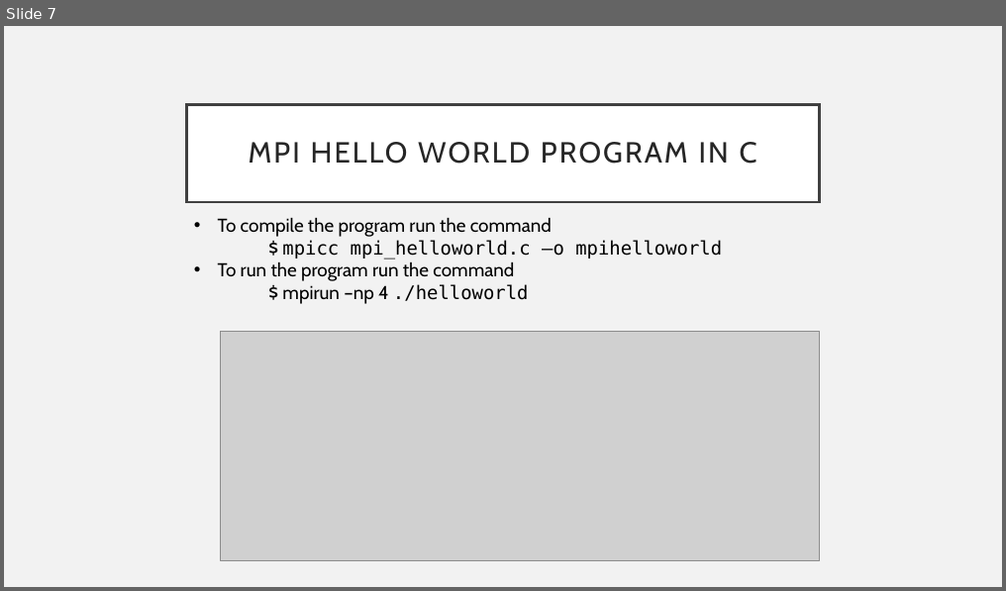
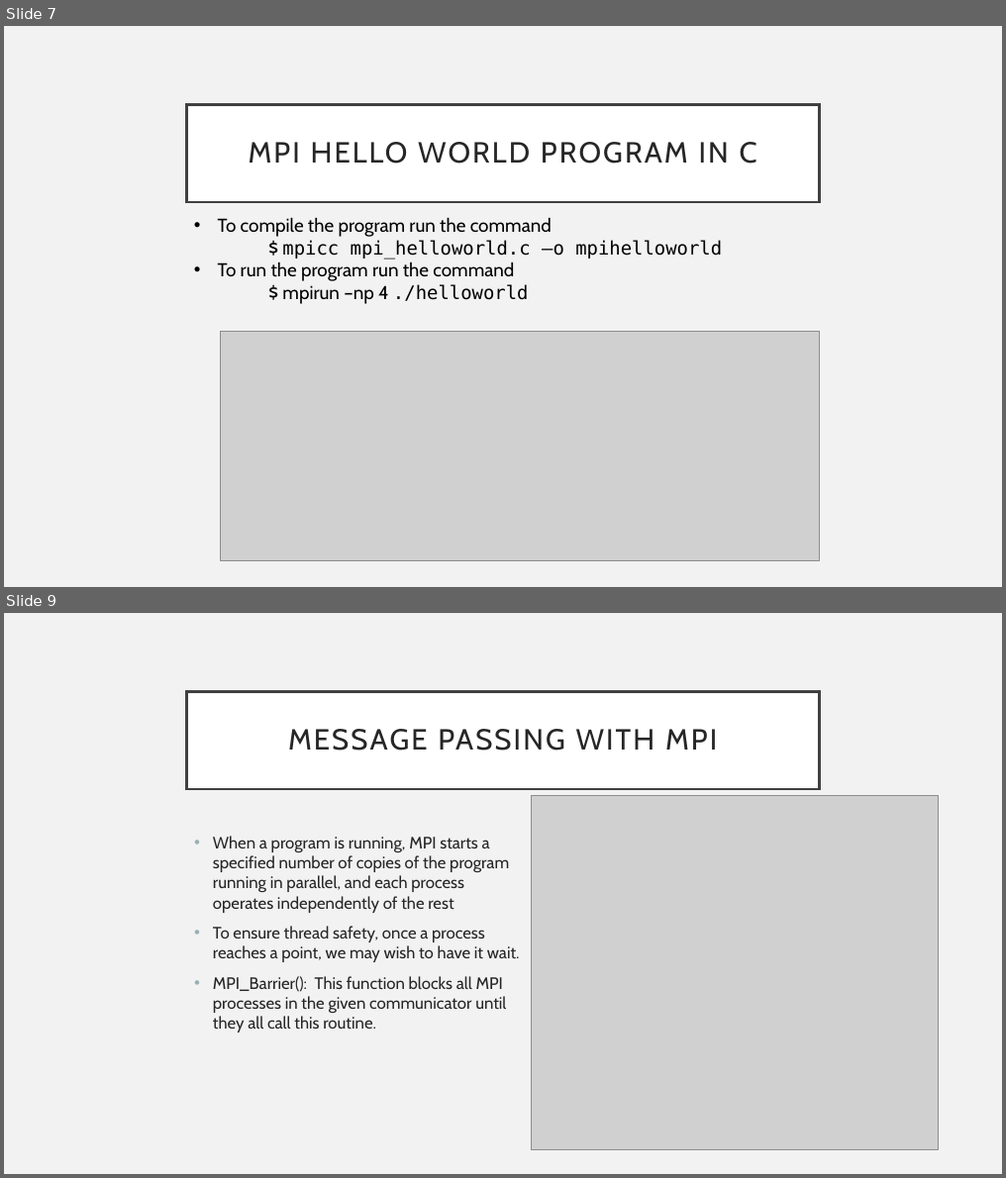
Before and after one commit to Andrewpensoneault/Intro-Parallel-Computing, a slide deck: Lectures/Lecture 3/lecture3.pptx. Shown one above the other, each under a label of ours: slide 7 before the commit, slides 7 and 9 after it; the slides between them are not shown. The pictures are 1006x591 and 1006x1178 pixels, drawn with LibreOffice and Linux fonts; fonts in the diff are those of the drawing; grey boxes stand for pictures. Boxes give left, top, right and bottom in pixels: in the first picture for what was removed or moved away, otherwise in the second. Text is boxed around its words. In the diff, an @@ line names an element or a change of style, - is before the commit and + after.

```diff
--- a/Lectures/Lecture 3/lecture3.pptx
+++ b/Lectures/Lecture 3/lecture3.pptx
@@ slide 9 added at (4, 613, 1002, 1174), background #F2F2F2 @@
@@ title added at (187, 691, 819, 789), fill #FFFFFF, outline #404040 2.5 pt, 28 pt, text #262626 @@
+MESSAGE PASSING WITH MPI
@@ picture added at (532, 796, 939, 1151) @@
@@ text added at (213, 836, 520, 1033), 16 pt, text #262626 @@
+• When a program is running, MPI starts a specified number of copies of the program running in parallel, and each process operates independently of the rest
+• To ensure thread safety, once a process reaches a point, we may wish to have it wait.
+• MPI_Barrier(): This function blocks all MPI processes in the given communicator until they all call this routine.
```
Also in this commit, not shown: 1 slide changed, 2 other files.
